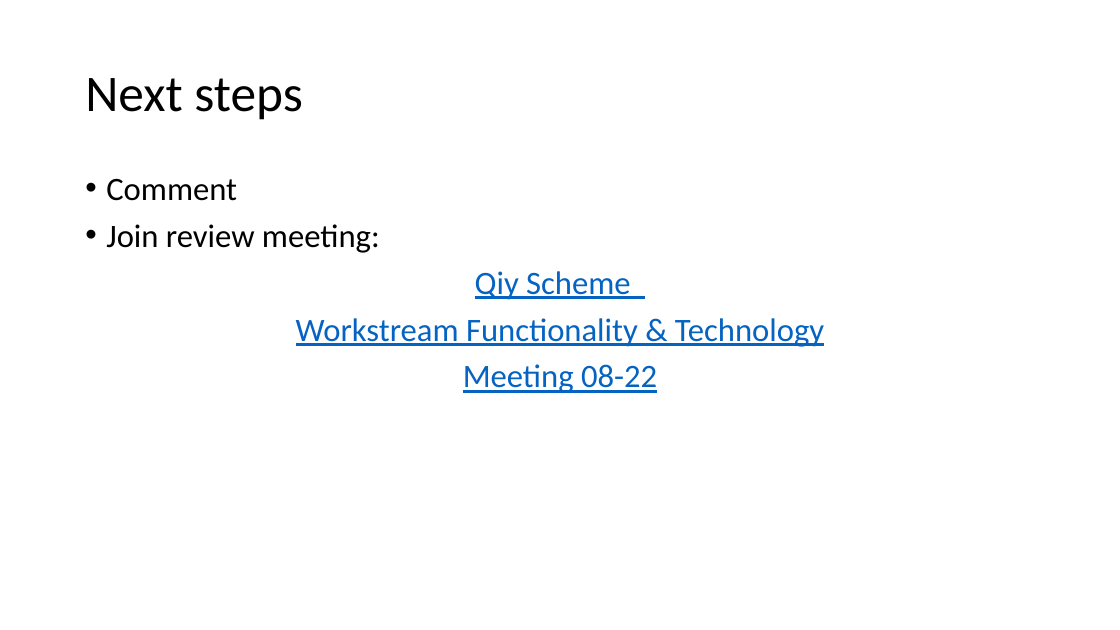
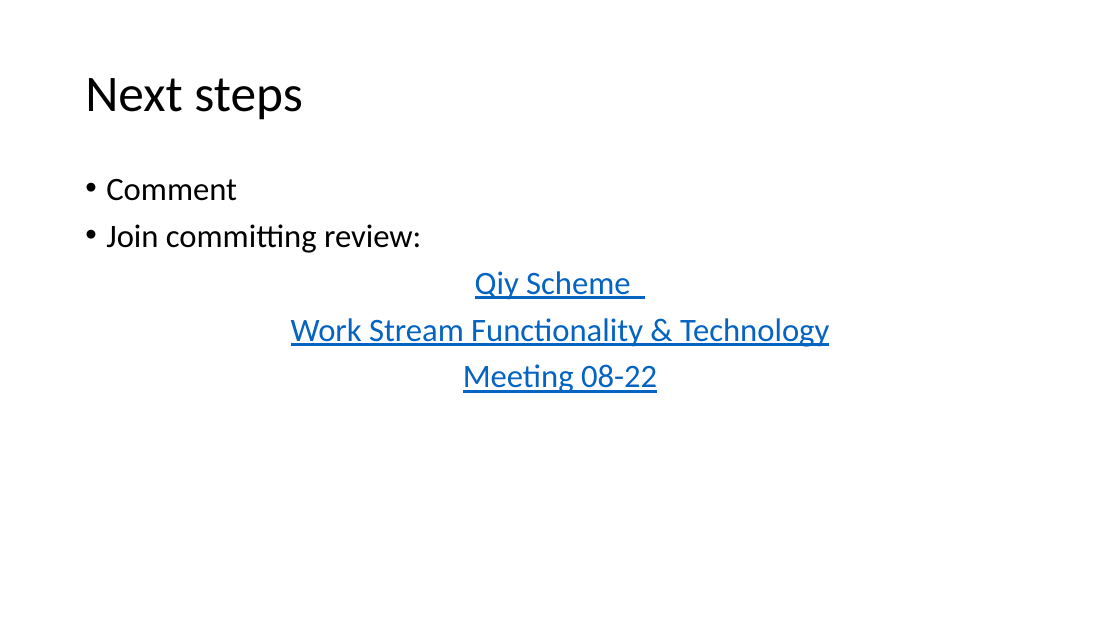
Before and after one commit to qiyfoundation/Qiy-Scheme, a slide deck: slide 9 of end-to-end encryption/QS WSFT Meeting 2019-06-09.pptx. Drawn at 1120x630 pixels with LibreOffice and Linux fonts; fonts in the diff are those of the drawing. Boxes give left, top, right and bottom in pixels: in the first picture for what was removed or moved away, otherwise in the second. Text is boxed around its words. In the diff, an @@ line names an element or a change of style, - is before the commit and + after.

Commit message:
Update QS WSFT Meeting 2019-06-09.pptx
Reviewals

```diff
--- a/end-to-end encryption/QS WSFT Meeting 2019-06-09.pptx
+++ b/end-to-end encryption/QS WSFT Meeting 2019-06-09.pptx
@@ text at (106,224,421,253): text changed @@
-• Join review meeting:
+• Join committing review:
@@ text at (291,318,829,347): text changed @@
-Workstream Functionality & Technology
+Work Stream Functionality & Technology
```
Also in this commit, not shown: 5 other slides changed.
